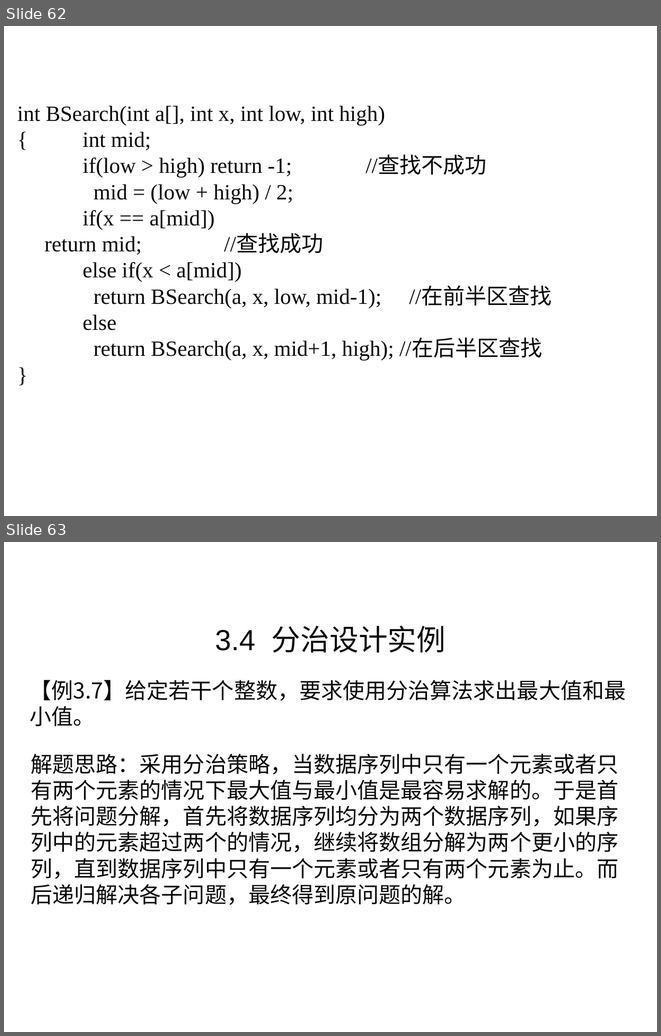
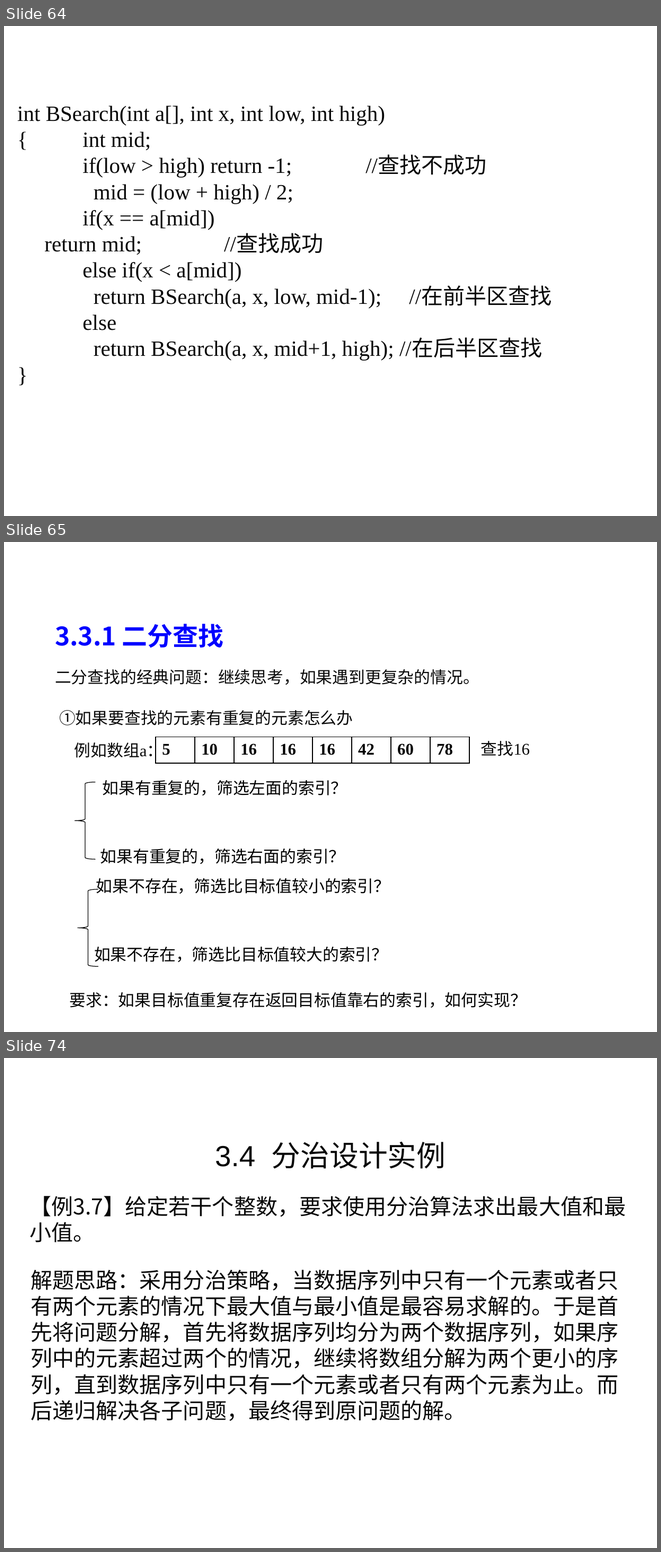
Before and after one commit to liutongling/DP, a slide deck: file/第3章 分治法计.pptx. Shown one above the other, each under a label of ours: slides 62 and 63 before the commit, slides 64, 65 and 74 after it; the slides between them are not shown. The pictures are 661x1036 and 661x1552 pixels, drawn with LibreOffice and Linux fonts; fonts in the diff are those of the drawing; background and template pictures are left out. Boxes give left, top, right and bottom in pixels: in the first picture for what was removed or moved away, otherwise in the second. Text is boxed around its words. In the diff, an @@ line names an element or a change of style, - is before the commit and + after.

```diff
--- a/file/第3章 分治法计.pptx
+++ b/file/第3章 分治法计.pptx
@@ slide 65 added at (x1=4, y1=542, x2=657, y2=1032), background #FFFFFF @@
@@ text added at (x1=55, y1=624, x2=223, y2=648), 28 pt, text #0000FF, bold @@
+3.3.1 二分查找
@@ text added at (x1=55, y1=669, x2=479, y2=685), 18 pt, text #080808 @@
+二分查找的经典问题：继续思考，如果遇到更复杂的情况。
@@ text added at (x1=59, y1=710, x2=353, y2=725), 18 pt, text #080808 @@
+①如果要查找的元素有重复的元素怎么办
@@ text added at (x1=74, y1=739, x2=164, y2=760), 18 pt, text #080808 @@
+例如数组a：
@@ table added at (x1=156, y1=737, x2=469, y2=762), 1 rows, 8 columns @@
+5 | 10 | 16 | 16 | 16 | 42 | 60 | 78
@@ text added at (x1=481, y1=741, x2=530, y2=756), 18 pt, text #080808 @@
+查找16
@@ text added at (x1=103, y1=780, x2=347, y2=795), 18 pt, text #000000 @@
+如果有重复的，筛选左面的索引？
@@ left brace added at (x1=74, y1=782, x2=95, y2=859), outline #000000 0.75 pt @@
@@ text added at (x1=100, y1=848, x2=345, y2=864), 18 pt, text #000000 @@
+如果有重复的，筛选右面的索引？
@@ left brace added at (x1=78, y1=889, x2=99, y2=967), outline #000000 0.75 pt @@
@@ text added at (x1=96, y1=878, x2=390, y2=893), 18 pt, text #000000 @@
+如果不存在，筛选比目标值较小的索引？
@@ text added at (x1=94, y1=946, x2=388, y2=962), 18 pt, text #000000 @@
+如果不存在，筛选比目标值较大的索引？
@@ text added at (x1=70, y1=992, x2=527, y2=1007), 18 pt, text #000000 @@
+要求：如果目标值重复存在返回目标值靠右的索引，如何实现？
@@ what was slide 62 is now slide 64 @@
@@ what was slide 63 is now slide 74 @@
```
Also in this commit, not shown: 1 slide changed, 10 other slides added, 3 other files.
